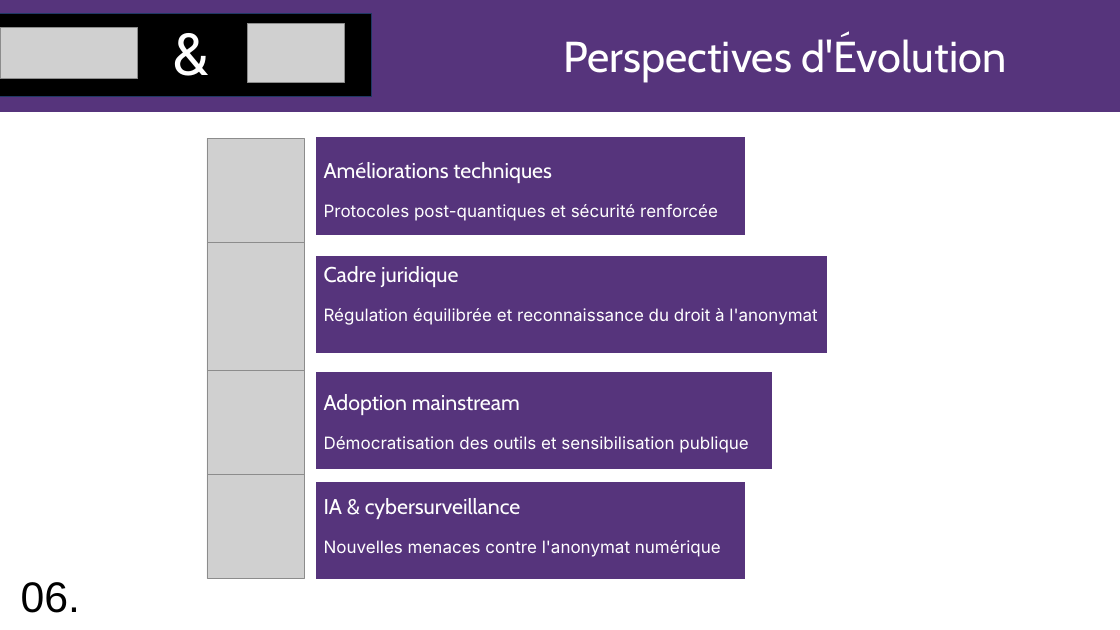
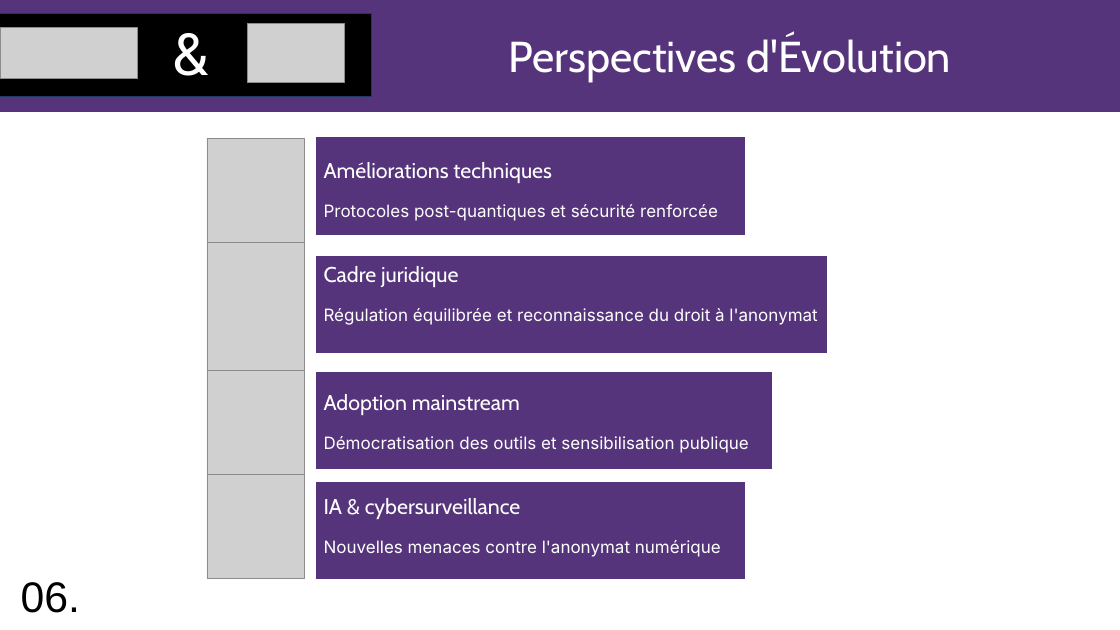
Before and after one commit to yallali-iut90/truc-de-cour-, a slide deck: slide 8 of Tails-et-Tor-Aspects-Techniques-et-Politiques (4).odp. Drawn at 1120x630 pixels with LibreOffice and Linux fonts; fonts in the diff are those of the drawing; grey boxes stand for pictures; background and template pictures are left out. Boxes give left, top, right and bottom in pixels: in the first picture for what was removed or moved away, otherwise in the second. Text is boxed around its words. In the diff, an @@ line names an element or a change of style, - is before the commit and + after.

```diff
--- a/Tails-et-Tor-Aspects-Techniques-et-Politiques (4).odp
+++ b/Tails-et-Tor-Aspects-Techniques-et-Politiques (4).odp
@@ text "Perspectives d'Évolution": place and size @@
-text "Perspectives d'Évolution" at [563, 36, 1007, 83]
+text "Perspectives d'Évolution" at [508, 36, 952, 83]
```
Also in this commit, not shown: 6 other slides changed.
